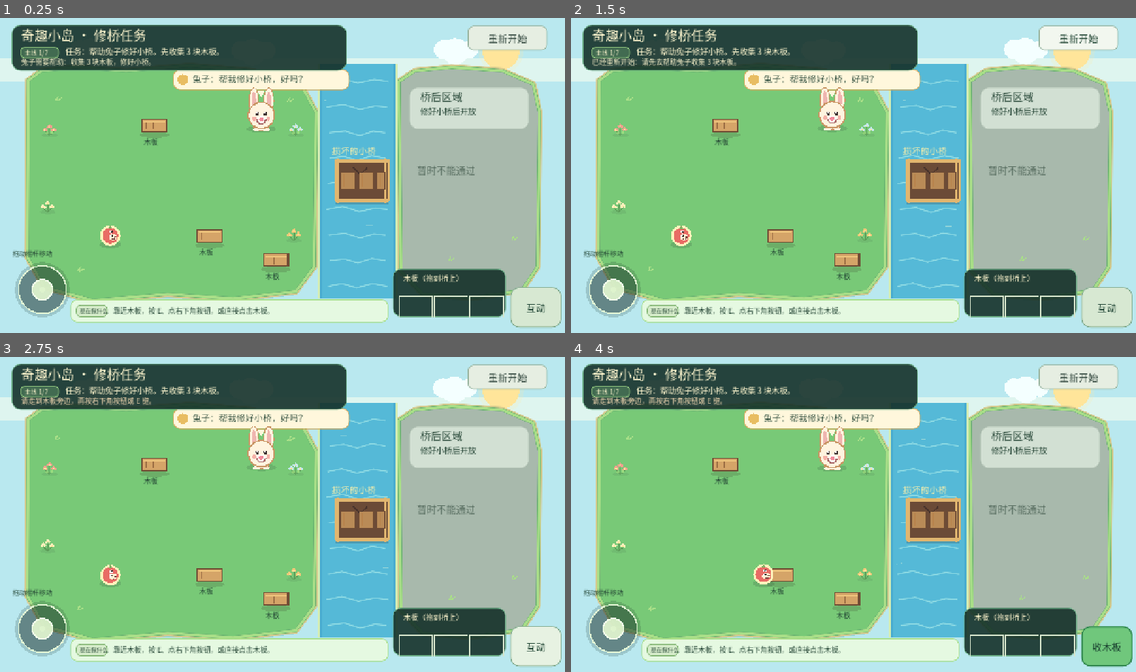
Above: before the commit, frames 1-4 (two rows, left to right).
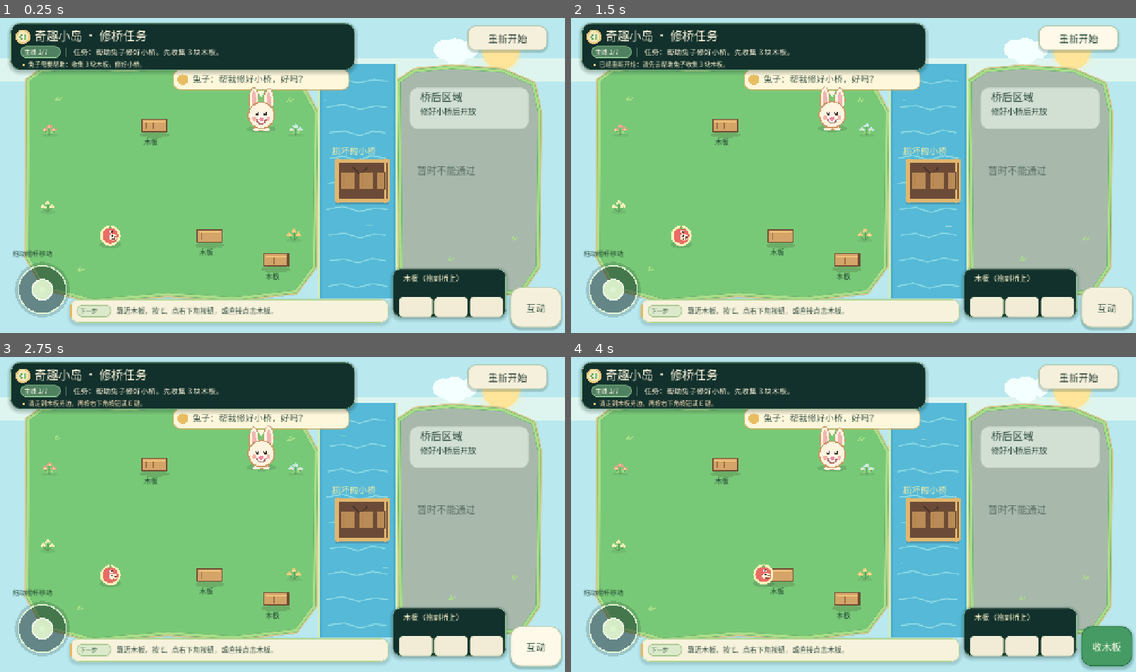
Above: after the commit, the same moments.

Repository: zhuwd-dev/wonder-isle
Game: Godot game, scene res://scenes/boot/Main.tscn
Same seed, same stepped clock (60 frames per second), same inputs: the game is played once before the commit and once after it.
Inputs (mouse positions are in pixels of both pictures, inside the frame that each line leads up to):
- Up to frame 1 (0.25 s): no input
- Up to frame 2 (1.5 s): click "重新开始" at 0.5 s; click "重新开始" at 1.25 s
- Up to frame 3 (2.75 s): click "互动" at 2 s
- Up to frame 4 (4 s): tap Enter at 2.75 s; move the mouse to (977, 498) at 2.77 s; hold D (move_right) 2.78-3.5 s; tap E (interact) at 2.85 s; click (977, 498) at 2.92 s; tap Space at 3.02 s; drag from (740, 530) to (825, 577) at 3.52 s

The runs differ from the first frame. In frame 1, 8.4% of the frame differs, in the area x 1-100%, y 1-100%; in frame 2, 8.5%; in frame 3, 7.4%; in frame 4, 8.4%.

Commit message:
Polish island UI and character animations

Diff:
--- a/scripts/boot/main.gd
+++ b/scripts/boot/main.gd
@@ -125,8 +125,8 @@
 	"player_outline": Color("70363a"),
 	"rabbit_request": Color("fff4df"),
 	"rabbit_complete": Color("e9ffe8"),
-	"panel": Color(0.08, 0.19, 0.16, 0.90),
-	"panel_border": Color("6cae87"),
+	"panel": Color(0.07, 0.19, 0.17, 0.94),
+	"panel_border": Color("91c89b"),
 	"ink": Color("214232"),
 }
 
@@ -183,6 +183,9 @@
 var build_button: Button
 var remove_decor_button: Button
 var q011_button: Button
+var panel_style_cache: Dictionary = {}
+var soft_panel_style_cache: Dictionary = {}
+var slot_card_style: StyleBoxFlat
 
 
 func _ready() -> void:
@@ -229,6 +232,7 @@
 			player_is_moving = true
 			player_walk_phase = fposmod(player_walk_phase + delta * TAU * 2.3, TAU)
 	_update_interact_button()
+	_update_interact_button_animation()
 	queue_redraw()
 
 
@@ -515,7 +519,19 @@
 	remove_decor_button.position = Vector2(layout_width - 420.0, 88.0)
 	q011_button.position = Vector2(layout_width - 420.0, 88.0)
 	interact_button.position = Vector2(layout_width - INTERACT_BUTTON_SIZE.x - 8.0, maxf(8.0, visible_size.y - INTERACT_BUTTON_SIZE.y - 12.0))
+	interact_button.pivot_offset = INTERACT_BUTTON_SIZE * 0.5
 	_update_interact_button()
+	_update_interact_button_animation()
+
+
+func _update_interact_button_animation() -> void:
+	if interact_button == null:
+		return
+	if interact_button.visible and interaction_button_ready:
+		var pulse := 1.0 + sin(animation_time * 3.0) * 0.012
+		interact_button.scale = Vector2.ONE * pulse
+	else:
+		interact_button.scale = Vector2.ONE
 
 
 func _update_interact_button() -> void:
@@ -636,22 +652,26 @@
 	interact_button.text = action_label
 	interact_button.tooltip_text = action_tooltip
 	var style := StyleBoxFlat.new()
-	style.bg_color = Color("70c77c") if action_ready else Color("d7e8d2")
-	style.border_color = Color("328950") if action_ready else Color("7ea88a")
-	style.set_border_width_all(3 if action_ready else 2)
-	style.set_corner_radius_all(20)
-	style.content_margin_left = 8.0
-	style.content_margin_right = 8.0
+	style.bg_color = Color("459b63") if action_ready else Color("f5f0dc")
+	style.border_color = Color("287548") if action_ready else Color("b9c9a7")
+	style.set_border_width_all(2)
+	style.set_corner_radius_all(24)
+	style.shadow_color = Color(0.05, 0.20, 0.15, 0.24)
+	style.shadow_size = 8 if action_ready else 4
+	style.shadow_offset = Vector2(0, 4)
+	style.anti_aliasing = true
+	style.content_margin_left = 12.0
+	style.content_margin_right = 12.0
 	var hover := style.duplicate() as StyleBoxFlat
-	hover.bg_color = Color("89dc91") if action_ready else Color("e7f2e2")
+	hover.bg_color = Color("58b779") if action_ready else Color("fff9e9")
 	var pressed := style.duplicate() as StyleBoxFlat
-	pressed.bg_color = Color("58b36c") if action_ready else Color("c8ddc4")
+	pressed.bg_color = Color("348653") if action_ready else Color("e8e2cf")
 	interact_button.add_theme_stylebox_override("normal", style)
 	interact_button.add_theme_stylebox_override("hover", hover)
 	interact_button.add_theme_stylebox_override("pressed", pressed)
-	interact_button.add_theme_color_override("font_color", Color("173d2d"))
-	interact_button.add_theme_color_override("font_hover_color", Color("123927"))
-	interact_button.add_theme_color_override("font_pressed_color", Color("102f23"))
+	interact_button.add_theme_color_override("font_color", Color("fff9e8") if action_ready else Color("405d4c"))
+	interact_button.add_theme_color_override("font_hover_color", Color("ffffff") if action_ready else Color("294c3a"))
+	interact_button.add_theme_color_override("font_pressed_color", Color("f8ffe9") if action_ready else Color("294c3a"))
 	interact_button.visible = _should_show_interact_button()
 
 
@@ -803,24 +823,28 @@
 
 func _apply_build_button_style(highlighted: bool) -> void:
 	_apply_button_style(build_button, highlighted)
-	build_button.add_theme_color_override("font_color", Color("173d2d") if highlighted else Color("253b32"))
-	build_button.add_theme_color_override("font_hover_color", Color("123927"))
-	build_button.add_theme_color_override("font_pressed_color", Color("102f23"))
+	build_button.add_theme_color_override("font_color", Color("fff9e8") if highlighted else Color("405d4c"))
+	build_button.add_theme_color_override("font_hover_color", Color("ffffff") if highlighted else Color("294c3a"))
+	build_button.add_theme_color_override("font_pressed_color", Color("f8ffe9") if highlighted else Color("294c3a"))
 	build_button.add_theme_font_size_override("font_size", 20 if highlighted else 22)
 
 
 func _apply_button_style(button: Button, highlighted: bool) -> void:
 	var normal := StyleBoxFlat.new()
-	normal.bg_color = Color("68bd72") if highlighted else Color("e6eee2")
-	normal.border_color = Color("3d8d58") if highlighted else Color("9ab5a0")
-	normal.set_border_width_all(3 if highlighted else 2)
-	normal.set_corner_radius_all(12)
-	normal.content_margin_left = 8.0
-	normal.content_margin_right = 8.0
+	normal.bg_color = Color("459b63") if highlighted else Color("f5f0dc")
+	normal.border_color = Color("287548") if highlighted else Color("b9c9a7")
+	normal.set_border_width_all(2)
+	normal.set_corner_radius_all(16)
+	normal.shadow_color = Color(0.05, 0.20, 0.15, 0.20)
+	normal.shadow_size = 6 if highlighted else 4
+	normal.shadow_offset = Vector2(0, 3)
+	normal.anti_aliasing = true
+	normal.content_margin_left = 10.0
+	normal.content_margin_right = 10.0
 	var hover := normal.duplicate() as StyleBoxFlat
-	hover.bg_color = Color("82d789") if highlighted else Color("f2f7ef")
+	hover.bg_color = Color("58b779") if highlighted else Color("fff9e9")
 	var pressed := normal.duplicate() as StyleBoxFlat
-	pressed.bg_color = Color("54a966") if highlighted else Color("d7e4d4")
+	pressed.bg_color = Color("348653") if highlighted else Color("e8e2cf")
 	button.add_theme_stylebox_override("normal", normal)
 	button.add_theme_stylebox_override("hover", hover)
 	button.add_theme_stylebox_override("pressed", pressed)
@@ -1714,6 +1738,11 @@
 
 
 func _draw_feedback_effects() -> void:
+	if interact_button != null and interact_button.visible and interaction_button_ready:
+		var button_center := interact_button.position + interact_button.size * 0.5
+		var button_pulse := 0.5 + sin(animation_time * 3.2) * 0.5
+		var glow_color := Color(0.58, 0.92, 0.61, 0.07 + button_pulse * 0.07)
+		_draw_ellipse_custom(button_center, Vector2(interact_button.size.x * 0.54 + button_pulse * 2.0, interact_button.size.y * 0.53 + button_pulse * 2.0), glow_color)
 	if collect_sparkle_remaining > 0.0:
 		var progress := 1.0 - collect_sparkle_remaining / COLLECT_SPARKLE_DURATION
 		var fade := 1.0 - progress
@@ -1732,14 +1761,22 @@
 		var fade_in := clampf(progress / 0.16, 0.0, 1.0)
 		var fade_out := clampf((1.0 - progress) / 0.24, 0.0, 1.0)
 		var alpha := minf(fade_in, fade_out)
-		var ripple_color := Color(0.92, 1.0, 0.72, alpha * 0.72)
-		draw_arc(task_transition_position, 24.0 + progress * 48.0, 0.0, TAU, 36, ripple_color, 3.0)
+		var eased_progress := 1.0 - pow(1.0 - progress, 3.0)
+		var ripple_color := Color(0.95, 1.0, 0.79, alpha * 0.66)
+		for ring_id in range(2):
+			var ring_delay := float(ring_id) * 0.16
+			var ring_progress := clampf(eased_progress - ring_delay, 0.0, 1.0)
+			var ring_alpha := alpha * (1.0 - ring_progress * 0.72)
+			draw_arc(task_transition_position, 21.0 + ring_progress * 50.0, 0.0, TAU, 40, Color(ripple_color, ring_alpha), 2.5 - ring_progress * 0.8)
 		var label_width := maxf(118.0, UI_FONT.get_string_size(task_transition_text, HORIZONTAL_ALIGNMENT_CENTER, -1, 16).x + 28.0)
-		var label_rect := Rect2(task_transition_position + Vector2(-label_width * 0.5, -65.0 - progress * 9.0), Vector2(label_width, 34.0))
-		var label_fill := Color(0.08, 0.22, 0.17, alpha * 0.88)
-		var label_border := Color(0.70, 0.92, 0.60, alpha)
-		_draw_panel(label_rect, label_fill, label_border, 12)
-		draw_string(UI_FONT, label_rect.position + Vector2(10, 22), task_transition_text, HORIZONTAL_ALIGNMENT_CENTER, label_width - 20, 16, Color(1.0, 0.97, 0.82, alpha))
+		var label_scale := 0.90 + clampf(progress / 0.18, 0.0, 1.0) * 0.10
+		var label_size := Vector2(label_width, 38.0) * label_scale
+		var label_rect := Rect2(task_transition_position + Vector2(-label_size.x * 0.5, -67.0 - eased_progress * 13.0), label_size)
+		var label_fill := Color("faf2d2")
+		var label_border := Color("d6ae62")
+		_draw_soft_panel(label_rect, label_fill, label_border, 17, 0.12)
+		draw_circle(label_rect.position + Vector2(15, 19), 4.0, Color(0.39, 0.69, 0.43, alpha))
+		draw_string(UI_FONT, label_rect.position + Vector2(28, 24), task_transition_text, HORIZONTAL_ALIGNMENT_CENTER, label_width - 36, 16, Color(0.22, 0.35, 0.28, alpha))
 	if pond_ripple_remaining > 0.0:
 		var progress := 1.0 - pond_ripple_remaining / 1.0
 		var ripple_alpha := 1.0 - progress
@@ -1749,15 +1786,23 @@
 			draw_arc(POND_RECT.get_center(), 14.0 + ring_progress * 70.0, 0.0, TAU, 42, ring_color, 2.0)
 	if celebration_remaining > 0.0:
 		var celebration_progress := 1.0 - celebration_remaining / CELEBRATION_DURATION
-		var confetti_colors := [Color("f2c879"), Color("e96b70"), Color("67a9dc"), Color("a9df88"), Color("fff1a8")]
-		for confetti_id in range(18):
-			var fall := fposmod(celebration_progress + float(confetti_id) * 0.071, 1.0)
-			var horizontal_start := float((confetti_id * 37) % 130) - 65.0
-			var sway := sin(animation_time * 5.0 + float(confetti_id)) * 9.0
-			var confetti_position := Q012_RABBIT_POSITION + Vector2(horizontal_start + sway, -82.0 + fall * 118.0)
+		var celebration_glow := 0.025 + (0.5 + sin(animation_time * 2.0) * 0.5) * 0.04
+		_draw_ellipse_custom(Q012_RABBIT_POSITION + Vector2(0, 8), Vector2(74, 90), Color(1.0, 0.92, 0.62, celebration_glow))
+		var confetti_colors := [Color("f2c879"), Color("e96b70"), Color("67a9dc"), Color("a9df88"), Color("fff1a8"), Color("f6e2bb")]
+		var confetti_alpha := clampf(celebration_remaining / 0.7, 0.0, 1.0)
+		for confetti_id in range(42):
+			var column := float((confetti_id * 67) % 1180) + 42.0
+			var fall := fposmod(celebration_progress * 0.82 + float(confetti_id) * 0.047, 1.0)
+			var sway := sin(animation_time * 2.7 + float(confetti_id) * 1.6) * (7.0 + float(confetti_id % 5) * 1.5)
+			var confetti_position := Vector2(column + sway, 118.0 + fall * 520.0)
 			var confetti_color: Color = confetti_colors[confetti_id % confetti_colors.size()]
-			confetti_color.a = clampf(celebration_remaining / 0.6, 0.0, 1.0)
-			draw_rect(Rect2(confetti_position, Vector2(5, 8)), confetti_color, true)
+			confetti_color.a = confetti_alpha * (0.76 if confetti_id % 4 == 0 else 0.90)
+			var spin := animation_time * (1.4 + float(confetti_id % 4) * 0.2) + float(confetti_id) * 0.9
+			var petal_size := Vector2(3.0 + float(confetti_id % 3), 6.0 + float(confetti_id % 4))
+			var points := PackedVector2Array()
+			for corner in [Vector2(-petal_size.x, -petal_size.y), Vector2(petal_size.x, -petal_size.y), Vector2(petal_size.x, petal_size.y), Vector2(-petal_size.x, petal_size.y)]:
+				points.append(confetti_position + corner.rotated(spin))
+			draw_colored_polygon(points, confetti_color)
 
 
 func _draw_background() -> void:
@@ -2511,9 +2556,12 @@
 
 func _draw_turtle(position: Vector2) -> void:
 	position.y += _character_bob(2.1, 1.0)
+	var step_phase := sin(animation_time * 1.7) * 1.4
 	_draw_ellipse_custom(position + Vector2(0, 27), Vector2(28, 8), Color(0.19, 0.29, 0.24, 0.18))
-	for leg_offset in [Vector2(-14, 12), Vector2(14, 12), Vector2(-14, -10), Vector2(14, -10)]:
-		_draw_ellipse_custom(position + leg_offset, Vector2(8, 6), Color("73b779"))
+	_draw_ellipse_custom(position + Vector2(-14, 12 + step_phase), Vector2(8, 6), Color("73b779"))
+	_draw_ellipse_custom(position + Vector2(14, 12 - step_phase), Vector2(8, 6), Color("73b779"))
+	_draw_ellipse_custom(position + Vector2(-14, -10 - step_phase), Vector2(8, 6), Color("73b779"))
+	_draw_ellipse_custom(position + Vector2(14, -10 + step_phase), Vector2(8, 6), Color("73b779"))
 	draw_circle(position, 24.0, Color("4f8f68"))
 	draw_circle(position, 19.0, Color("a8bb72"))
 	draw_arc(position, 17.0, PI * 0.1, PI * 0.9, 12, Color("d0d69a"), 2.0)
@@ -2543,8 +2591,9 @@
 func _draw_fox(position: Vector2) -> void:
 	position.y += _character_bob(0.8, 1.5)
 	_draw_ellipse_custom(position + Vector2(0, 25), Vector2(27, 7), Color(0.19, 0.13, 0.10, 0.16))
-	_draw_ellipse_custom(position + Vector2(-22, 16), Vector2(10, 7), Color("d96f58"))
-	_draw_ellipse_custom(position + Vector2(-29, 16), Vector2(4, 5), Color("fff0d1"))
+	var tail_wag := sin(animation_time * 3.1 + 0.8) * 4.0
+	_draw_ellipse_custom(position + Vector2(-22, 16 + tail_wag), Vector2(10, 7), Color("d96f58"))
+	_draw_ellipse_custom(position + Vector2(-29, 16 + tail_wag), Vector2(4, 5), Color("fff0d1"))
 	_draw_ellipse_custom(position + Vector2(0, 19), Vector2(19, 12), Color("d96f58"))
 	_draw_ellipse_custom(position + Vector2(0, 20), Vector2(10, 8), Color("fff0d1"))
 	_draw_ellipse_custom(position + Vector2(-10, 27), Vector2(8, 4), Color("b85b49"))
@@ -2615,23 +2664,48 @@
 
 
 func _draw_panel(rect: Rect2, fill: Color, border: Color, radius: int) -> void:
-	var style := StyleBoxFlat.new()
-	style.bg_color = fill
-	style.border_color = border
-	style.border_width_left = 2
-	style.border_width_top = 2
-	style.border_width_right = 2
-	style.border_width_bottom = 2
-	style.corner_radius_top_left = radius
-	style.corner_radius_top_right = radius
-	style.corner_radius_bottom_left = radius
-	style.corner_radius_bottom_right = radius
+	var cache_key := "%s|%s|%d" % [str(fill), str(border), radius]
+	var style := panel_style_cache.get(cache_key) as StyleBoxFlat
+	if style == null:
+		style = StyleBoxFlat.new()
+		style.bg_color = fill
+		style.border_color = border
+		style.set_border_width_all(2)
+		style.set_corner_radius_all(radius)
+		style.anti_aliasing = true
+		panel_style_cache[cache_key] = style
 	draw_style_box(style, rect)
+
+
+func _draw_soft_panel(rect: Rect2, fill: Color, border: Color, radius: int, shadow_alpha := 0.18) -> void:
+	var cache_key := "%s|%s|%d|%s" % [str(fill), str(border), radius, str(shadow_alpha)]
+	var styles: Array = soft_panel_style_cache.get(cache_key, [])
+	if styles.is_empty():
+		var shadow := StyleBoxFlat.new()
+		shadow.bg_color = fill
+		shadow.set_corner_radius_all(radius)
+		shadow.shadow_color = Color(0.08, 0.18, 0.16, shadow_alpha)
+		shadow.shadow_size = 9
+		shadow.shadow_offset = Vector2(0, 4)
+		shadow.anti_aliasing = true
+		var face := StyleBoxFlat.new()
+		face.bg_color = fill
+		face.border_color = border
+		face.set_border_width_all(1)
+		face.set_corner_radius_all(radius)
+		face.anti_aliasing = true
+		styles = [shadow, face]
+		soft_panel_style_cache[cache_key] = styles
+	draw_style_box(styles[0], rect)
+	draw_style_box(styles[1], rect)
+	var highlight := Color(1.0, 1.0, 0.91, 0.16)
+	draw_line(rect.position + Vector2(radius, 2), rect.position + Vector2(rect.size.x - radius, 2), highlight, 1.0, true)
 
 
 func _draw_rabbit(position: Vector2) -> void:
 	var celebration_bob := 1.3 if celebration_remaining > 0.0 else 0.0
 	position.y += _character_bob(0.0, 2.0 + celebration_bob)
+	var ear_sway := sin(animation_time * 1.8) * 2.0
 	var rabbit_color: Color = VISUAL_PALETTE["rabbit_complete"] if game_state.is_complete() else VISUAL_PALETTE["rabbit_request"]
 	var rabbit_outline := Color("5f9c70") if game_state.is_complete() else Color("c99564")
 	_draw_ellipse_custom(position + Vector2(0, 31), Vector2(34, 8), Color(0.19, 0.29, 0.24, 0.18))
@@ -2639,12 +2713,12 @@
 	_draw_ellipse_custom(position + Vector2(0, 21), Vector2(16, 12), rabbit_color)
 	_draw_ellipse_custom(position + Vector2(-11, 32), Vector2(8, 4), rabbit_color)
 	_draw_ellipse_custom(position + Vector2(11, 32), Vector2(8, 4), rabbit_color)
-	_draw_ellipse_custom(position + Vector2(-17, -33), Vector2(12, 30), rabbit_outline)
-	_draw_ellipse_custom(position + Vector2(17, -33), Vector2(12, 30), rabbit_outline)
-	_draw_ellipse_custom(position + Vector2(-17, -33), Vector2(10, 28), rabbit_color)
-	_draw_ellipse_custom(position + Vector2(17, -33), Vector2(10, 28), rabbit_color)
-	_draw_ellipse_custom(position + Vector2(-17, -34), Vector2(5, 20), Color("efb5b0"))
-	_draw_ellipse_custom(position + Vector2(17, -34), Vector2(5, 20), Color("efb5b0"))
+	_draw_ellipse_custom(position + Vector2(-17, -33 - ear_sway), Vector2(12, 30), rabbit_outline)
+	_draw_ellipse_custom(position + Vector2(17, -33 + ear_sway), Vector2(12, 30), rabbit_outline)
+	_draw_ellipse_custom(position + Vector2(-17, -33 - ear_sway), Vector2(10, 28), rabbit_color)
+	_draw_ellipse_custom(position + Vector2(17, -33 + ear_sway), Vector2(10, 28), rabbit_color)
+	_draw_ellipse_custom(position + Vector2(-17, -34 - ear_sway), Vector2(5, 20), Color("efb5b0"))
+	_draw_ellipse_custom(position + Vector2(17, -34 + ear_sway), Vector2(5, 20), Color("efb5b0"))
 	draw_circle(position, 31.0, rabbit_outline)
 	draw_circle(position, 28.0, rabbit_color)
 	_draw_ellipse_custom(position + Vector2(0, 9), Vector2(12, 8), Color("fffdf5"))
@@ -2712,18 +2786,31 @@
 
 func _draw_hud(font: Font) -> void:
 	var ending_focus: bool = game_state.can_start_q012() or (game_state.is_q012_complete() and celebration_remaining > 0.0)
-	var hud_rect := Rect2(26, 22, 900, 112) if ending_focus else Rect2(26, 22, 760, 104)
-	_draw_panel(hud_rect, VISUAL_PALETTE["panel"], VISUAL_PALETTE["panel_border"], 20)
-	draw_string(font, Vector2(48, 58), _hud_title_text(), HORIZONTAL_ALIGNMENT_LEFT, -1, 30, Color("fff7cf"))
-	_draw_panel(Rect2(46, 72, 88, 26), Color("426b51"), Color("8fc47d"), 9)
-	draw_string(font, Vector2(56, 91), _task_stage_label(), HORIZONTAL_ALIGNMENT_LEFT, -1, 14, Color("fff7cf"))
-	draw_string(font, Vector2(148, 90), _task_prompt_text(), HORIZONTAL_ALIGNMENT_LEFT, 750 if ending_focus else 620, 18, Color("fff7cf"))
+	# Keep the story card clear of the top-right build/restart controls, even in
+	# the finale where the objective sentence is longer.
+	var hud_rect := Rect2(24, 18, 820, 112) if ending_focus else Rect2(24, 18, 780, 106)
+	_draw_soft_panel(hud_rect, VISUAL_PALETTE["panel"], VISUAL_PALETTE["panel_border"], 22, 0.24)
+	var emblem_center := Vector2(52, 49)
+	draw_circle(emblem_center + Vector2(0, 2), 18, Color(0.02, 0.10, 0.08, 0.24))
+	draw_circle(emblem_center, 17, Color("e7c77d"))
+	draw_circle(emblem_center, 13, Color("f7e8bc"))
+	_draw_ellipse_custom(emblem_center + Vector2(-4, 1), Vector2(3.3, 7.0), Color("6eaa69"))
+	_draw_ellipse_custom(emblem_center + Vector2(4, 0), Vector2(3.3, 7.0), Color("8ac67a"))
+	draw_circle(emblem_center, 2.3, Color("fffaf0"))
+	draw_string(font, Vector2(78, 57), _hud_title_text(), HORIZONTAL_ALIGNMENT_LEFT, 700 if ending_focus else 625, 27, Color("fff5dc"))
+	var badge_fill := Color("bd9050") if ending_focus else Color("4f8060")
+	var badge_border := Color("e4c17b") if ending_focus else Color("8bc690")
+	_draw_panel(Rect2(46, 70, 92, 27), badge_fill, badge_border, 13)
+	draw_string(font, Vector2(55, 89), _task_stage_label(), HORIZONTAL_ALIGNMENT_LEFT, 78, 14, Color("fff9e9"))
+	draw_line(Vector2(150, 75), Vector2(150, 94), Color(0.86, 0.94, 0.78, 0.42), 1.0, true)
+	draw_string(font, Vector2(166, 90), _task_prompt_text(), HORIZONTAL_ALIGNMENT_LEFT, 735 if ending_focus else 605, 17, Color("fff5dc"))
 	if _should_show_hud_message():
-		draw_string(font, Vector2(48, 112), message, HORIZONTAL_ALIGNMENT_LEFT, 850 if ending_focus else 720, 16, message_color)
+		draw_circle(Vector2(53, 112), 3.0, Color("f2ca7a"))
+		draw_string(font, Vector2(64, 117), message, HORIZONTAL_ALIGNMENT_LEFT, hud_rect.size.x - 84, 14, message_color)
 	var show_inventory: bool = q011_mode or build_mode or game_state.can_start_q004() or not game_state.is_complete() or (_can_use_q008_side_task() and not game_state.is_q008_complete())
 	if not show_inventory:
 		return
-	_draw_panel(INVENTORY_PANEL_RECT, VISUAL_PALETTE["panel"], VISUAL_PALETTE["panel_border"], 18)
+	_draw_soft_panel(INVENTORY_PANEL_RECT, VISUAL_PALETTE["panel"], VISUAL_PALETTE["panel_border"], 18, 0.22)
 	if q011_mode:
 		_draw_q011_inventory(font)
 	elif build_mode:
@@ -2739,9 +2826,9 @@
 			if game_state.collected[board_id] and not game_state.placed[board_id] and dragging_board != board_id:
 				_draw_board_at(rect.position + rect.size / 2.0, VISUAL_PALETTE["board_collected"], false)
 			else:
-				draw_rect(rect, Color("d5e4cb"), false, 2.0)
+				_draw_slot_card(rect)
 			if game_state.placed[board_id]:
-				draw_string(font, rect.position + Vector2(29, 29), "✓", HORIZONTAL_ALIGNMENT_LEFT, -1, 22, Color("d9ffd0"))
+				_draw_check_badge(rect.get_center())
 
 
 func _draw_q004_inventory(font: Font) -> void:
@@ -2751,9 +2838,9 @@
 		if game_state.wood_collected[wood_id] and not game_state.wood_delivered[wood_id]:
 			_draw_wood_at(rect.position + rect.size / 2.0)
 		else:
-			draw_rect(rect, Color("d5e4cb"), false, 2.0)
+			_draw_slot_card(rect)
 		if game_state.wood_delivered[wood_id]:
-			draw_string(font, rect.position + Vector2(29, 29), "✓", HORIZONTAL_ALIGNMENT_LEFT, -1, 22, Color("d9ffd0"))
+			_draw_check_badge(rect.get_center())
 
 
 func _draw_q008_inventory(font: Font) -> void:
@@ -2763,9 +2850,9 @@
 		if game_state.q008_path_material_is_available(material_id) and dragging_q008_path != material_id:
 			_draw_q008_path_paver_at(rect.position + rect.size / 2.0, material_id, false)
 		else:
-			draw_rect(rect, Color("d5e4cb"), false, 2.0)
+			_draw_slot_card(rect)
 		if not game_state.q008_path_material_is_available(material_id):
-			draw_string(font, rect.position + Vector2(29, 29), "✓", HORIZONTAL_ALIGNMENT_LEFT, -1, 22, Color("d9ffd0"))
+			_draw_check_badge(rect.get_center())
 
 
 func _draw_q011_inventory(font: Font) -> void:
@@ -2776,9 +2863,9 @@
 		if game_state.q011_item_is_available(item_id) and dragging_q011_item != item_id:
 			_draw_q011_item_at(rect.position + rect.size / 2.0, item_id, false)
 		else:
-			draw_rect(rect, Color("d5e4cb"), false, 2.0)
+			_draw_slot_card(rect)
 		if not game_state.q011_item_is_available(item_id):
-			draw_string(font, rect.position + Vector2(29, 28), "✓", HORIZONTAL_ALIGNMENT_LEFT, -1, 20, Color("d9ffd0"))
+			_draw_check_badge(rect.get_center())
 
 
 func _draw_q006_inventory(font: Font) -> void:
@@ -2788,23 +2875,47 @@
 		if game_state.q006_decor_is_available(decor_id) and dragging_q006_decor != decor_id:
 			_draw_q006_decor_at(rect.position + rect.size / 2.0, decor_id, false)
 		else:
-			draw_rect(rect, Color("d5e4cb"), false, 2.0)
+			_draw_slot_card(rect)
 		if not game_state.q006_decor_is_available(decor_id):
-			draw_string(font, rect.position + Vector2(30, 28), "✓", HORIZONTAL_ALIGNMENT_LEFT, -1, 22, Color("d9ffd0"))
+			_draw_check_badge(rect.get_center())
 	if game_state.q006_windmill_unlocked:
 		draw_string(font, Vector2(914, 678), "小风车已解锁（保留在库存）", HORIZONTAL_ALIGNMENT_LEFT, 230, 14, Color("fff1a8"))
 	else:
 		draw_string(font, Vector2(914, 678), "放满三件装饰后解锁小风车", HORIZONTAL_ALIGNMENT_LEFT, 230, 14, Color("d5e4cb"))
 
 
+func _draw_slot_card(rect: Rect2) -> void:
+	if slot_card_style == null:
+		slot_card_style = StyleBoxFlat.new()
+		slot_card_style.bg_color = Color("f2ecd7")
+		slot_card_style.border_color = Color("afc39e")
+		slot_card_style.set_border_width_all(1)
+		slot_card_style.set_corner_radius_all(8)
+		slot_card_style.shadow_color = Color(0.02, 0.11, 0.08, 0.16)
+		slot_card_style.shadow_size = 2
+		slot_card_style.shadow_offset = Vector2(0, 2)
+		slot_card_style.anti_aliasing = true
+	draw_style_box(slot_card_style, rect)
+	draw_line(rect.position + Vector2(8, 2), rect.position + Vector2(rect.size.x - 8, 2), Color(1.0, 1.0, 0.91, 0.48), 1.0, true)
+
+
+func _draw_check_badge(center: Vector2) -> void:
+	draw_circle(center + Vector2(0, 1), 12.0, Color(0.03, 0.14, 0.10, 0.30))
+	draw_circle(center, 11.0, Color("3f9a62"))
+	draw_circle(center, 8.0, Color("70c983"))
+	draw_line(center + Vector2(-4, 0), center + Vector2(-1, 3), Color("fff9e8"), 2.2, true)
+	draw_line(center + Vector2(-1, 3), center + Vector2(5, -4), Color("fff9e8"), 2.2, true)
+
+
 func _draw_touch_hint(font: Font) -> void:
 	var visible_height := size.y
 	var hint_y := minf(644.0, maxf(8.0, visible_height - 76.0))
 	var joystick_center := _virtual_joystick_center()
-	_draw_panel(Rect2(160, hint_y, 720, 52), Color(0.91, 0.98, 0.88, 0.94), VISUAL_PALETTE["island_highlight"], 14)
-	_draw_panel(Rect2(172, hint_y + 12.0, 72, 28), Color("d7edcb"), Color("86b877"), 10)
-	draw_string(font, Vector2(180, hint_y + 31.0), "现在做什么", HORIZONTAL_ALIGNMENT_LEFT, -1, 13, VISUAL_PALETTE["ink"])
-	draw_string(font, Vector2(256, hint_y + 32.0), _task_action_hint_text(), HORIZONTAL_ALIGNMENT_LEFT, 608, 16, VISUAL_PALETTE["ink"])
+	_draw_soft_panel(Rect2(160, hint_y, 720, 52), Color("f7f2dc"), Color("afd58f"), 17, 0.16)
+	draw_rect(Rect2(160, hint_y + 13, 4, 26), Color("e4b85f"), true)
+	_draw_panel(Rect2(174, hint_y + 12.0, 78, 28), Color("dceacb"), Color("a6c68e"), 12)
+	draw_string(font, Vector2(181, hint_y + 31.0), "下一步", HORIZONTAL_ALIGNMENT_LEFT, -1, 13, Color("416048"))
+	draw_string(font, Vector2(264, hint_y + 32.0), _task_action_hint_text(), HORIZONTAL_ALIGNMENT_LEFT, 598, 16, Color("2d4a3c"))
 	draw_string(font, joystick_center + Vector2(-68, -76), "拖动摇杆移动", HORIZONTAL_ALIGNMENT_LEFT, -1, 15, VISUAL_PALETTE["ink"])
 	_draw_virtual_joystick()
 
Not shown, changed: tools/test_optional_quest_browser.py
Not shown, changed: tools/test_web_preview.py
